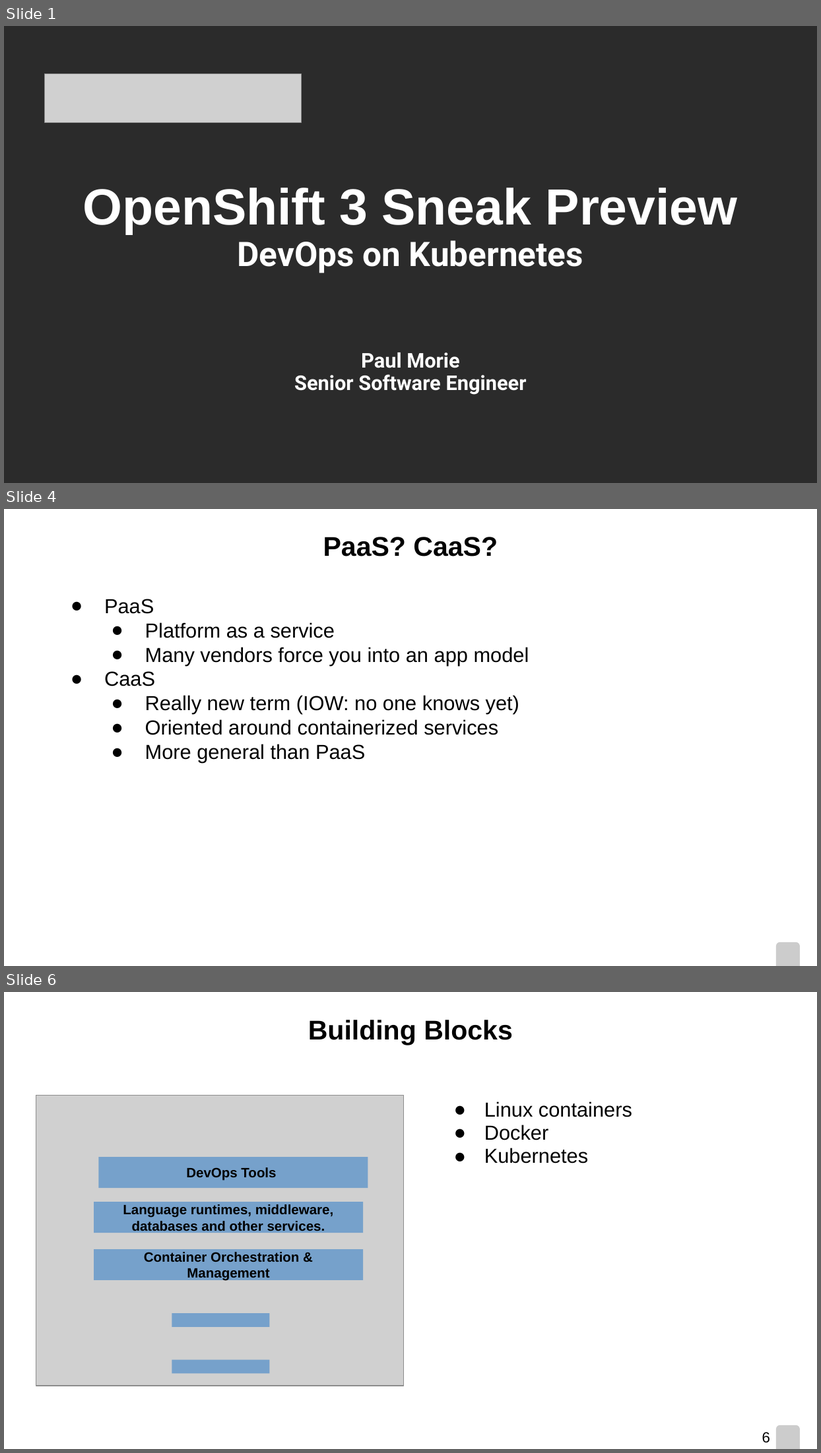
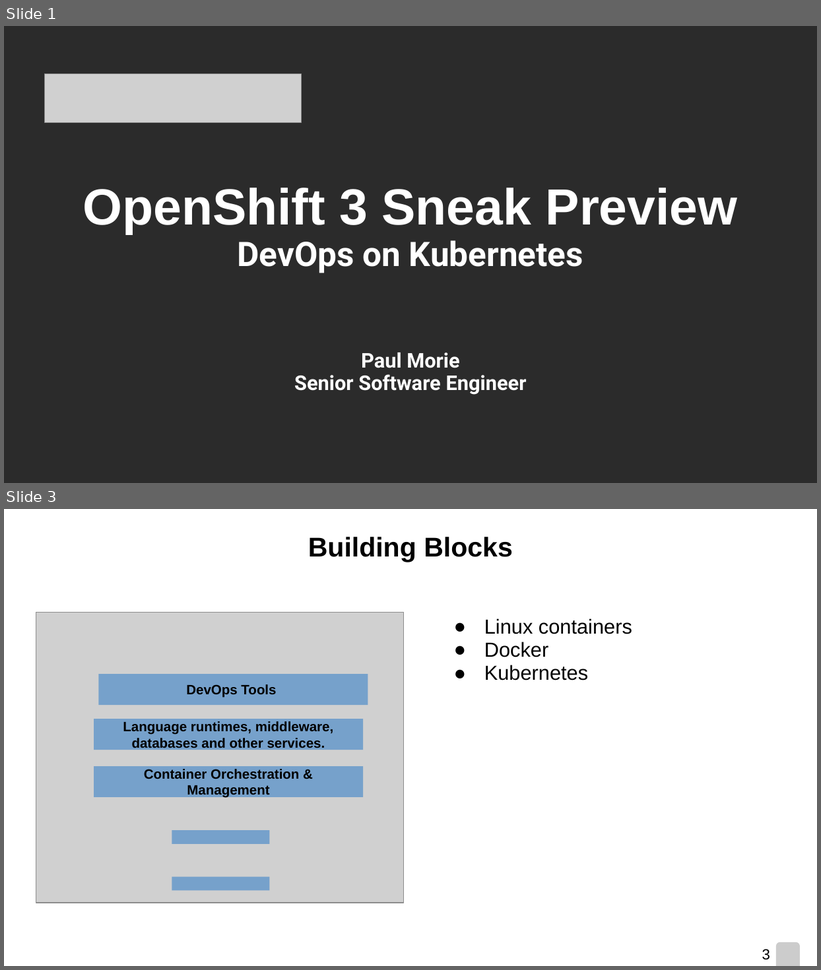
Before and after one commit to pmorie/presentations, a slide deck: CodeshowSE.odp. Shown one above the other, each under a label of ours: slides 1, 4 and 6 before the commit, slides 1 and 3 after it; the slides between them are not shown. The pictures are 821x1453 and 821x970 pixels, drawn with LibreOffice and Linux fonts; fonts in the diff are those of the drawing; grey boxes stand for pictures; background and template pictures are left out; a plain dark background stands for a picture behind light text. Boxes give left, top, right and bottom in pixels: in the first picture for what was removed or moved away, otherwise in the second. Text is boxed around its words. In the diff, an @@ line names an element or a change of style, - is before the commit and + after.

```diff
--- a/CodeshowSE.odp
+++ b/CodeshowSE.odp
@@ slide 4 removed at [4,509,817,966], background picture (left out); not listed: 1 template element that a slide beside it also shows @@
@@ title removed at [323,537,498,557] @@
-PaaS? CaaS?
@@ text removed at [104,599,529,763] @@
-● PaaS
-  ● Platform as a service
-  ● Many vendors force you into an app model
-● CaaS
-  ● Really new term (IOW: no one knows yet)
-  ● Oriented around containerized services
-  ● More general than PaaS
@@ what was slide 6 is now slide 3 @@
@@ page number at [762,949,770,960]: text changed @@
-6
+3
```
Also in this commit, not shown: 3 slides changed, 2 slides added, 8 other slides removed.
